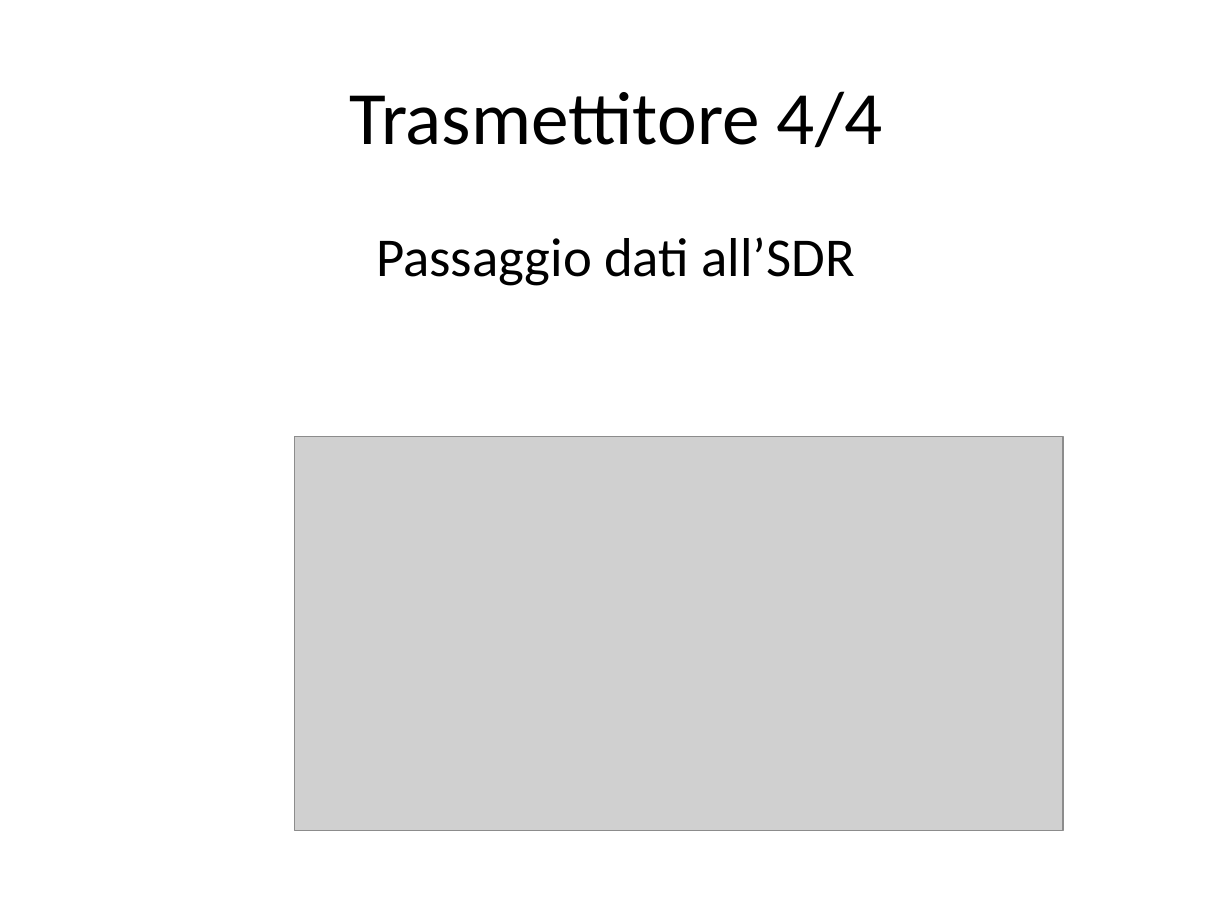
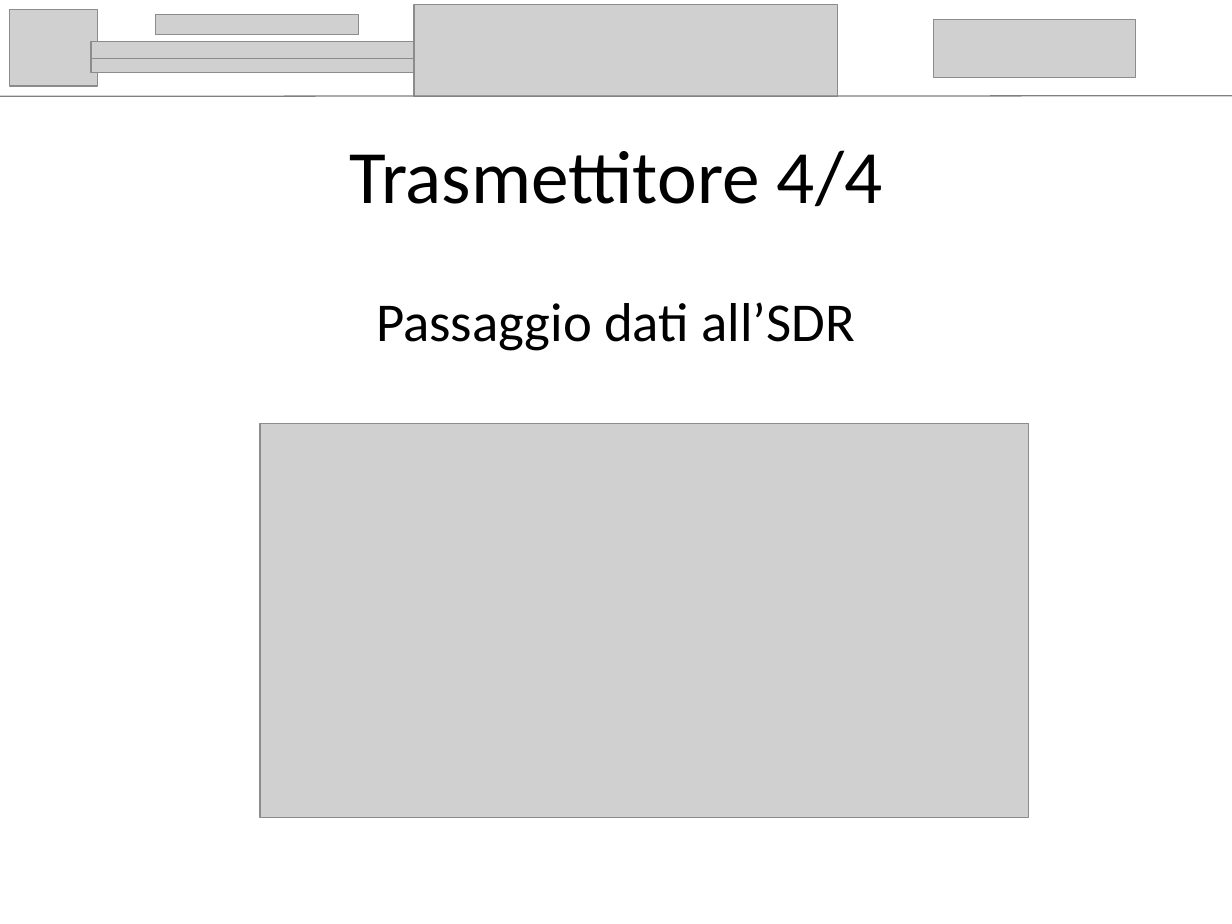
Before and after one commit to AndreaFilippi/LaMiaTesi, a slide deck: slide 11 of presentazione/Andrea_Filippi_presentazione.pptx (slide 10 before the commit). Drawn at 1232x924 pixels with LibreOffice and Linux fonts; fonts in the diff are those of the drawing; grey boxes stand for pictures. Boxes give left, top, right and bottom in pixels: in the first picture for what was removed or moved away, otherwise in the second. Text is boxed around its words. In the diff, an @@ line names an element or a change of style, - is before the commit and + after.

```diff
--- a/presentazione/Andrea_Filippi_presentazione.pptx
+++ b/presentazione/Andrea_Filippi_presentazione.pptx
@@ group added at [0, 5, 1232, 97]: 6 pictures, 1 line @@
@@ title "Trasmettitore 4/4": place and size @@
-title "Trasmettitore 4/4" at [349, 91, 882, 148]
+title "Trasmettitore 4/4" at [349, 150, 882, 207]
@@ text "Passaggio dati all’SDR": place and size @@
-text "Passaggio dati all’SDR" at [376, 237, 855, 286]
+text "Passaggio dati all’SDR" at [376, 302, 855, 351]
@@ picture: place and size @@
-picture at [294, 436, 1063, 830]
+picture at [260, 424, 1029, 818]
```
Also in this commit, not shown: 17 other slides changed, 3 slides added, 1 slide removed, 5 other files.
